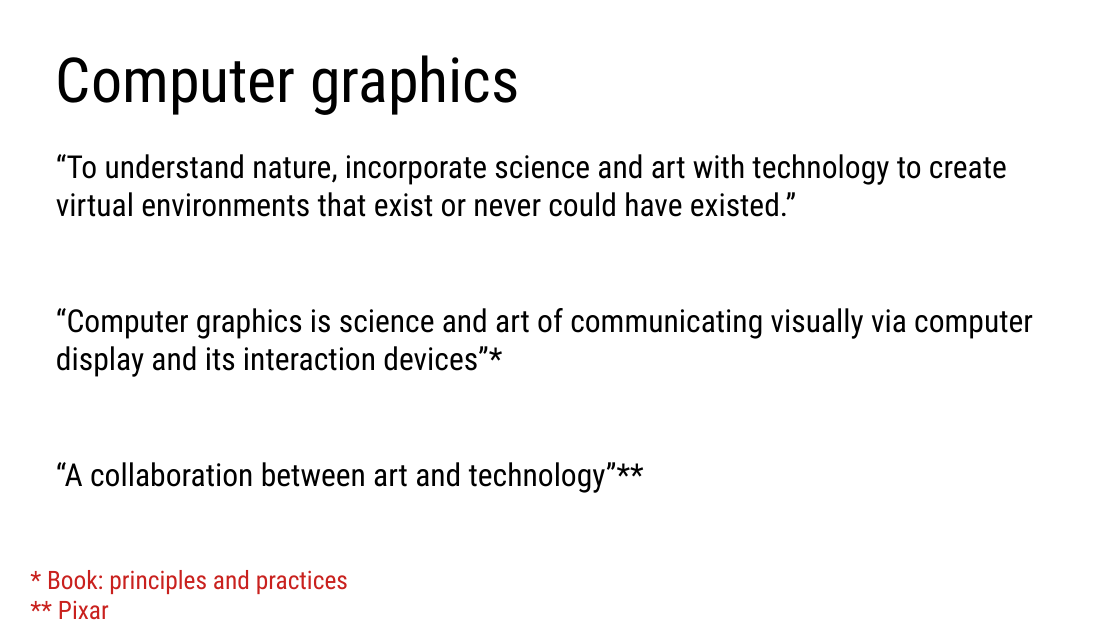
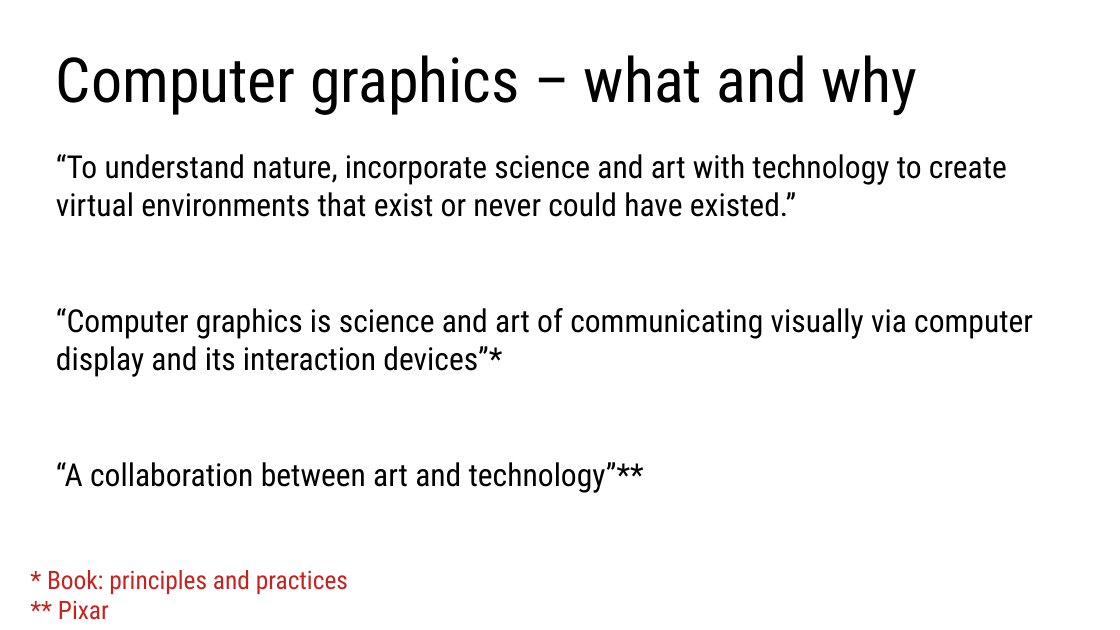
Before and after one commit to lorentzo/IntroductionToComputerGraphics, a slide deck: slide 2 of lectures/1_introduction/introduction.odp. Drawn at 1120x630 pixels with LibreOffice and Linux fonts; fonts in the diff are those of the drawing. Boxes give left, top, right and bottom in pixels: in the first picture for what was removed or moved away, otherwise in the second. Text is boxed around its words. In the diff, an @@ line names an element or a change of style, - is before the commit and + after.

```diff
--- a/lectures/1_introduction/introduction.odp
+++ b/lectures/1_introduction/introduction.odp
@@ title at [56, 55, 917, 116]: text changed @@
-Computer graphics
+Computer graphics – what and why
```
Also in this commit, not shown: 4 other slides changed, 18 slides added, 8 other files.
